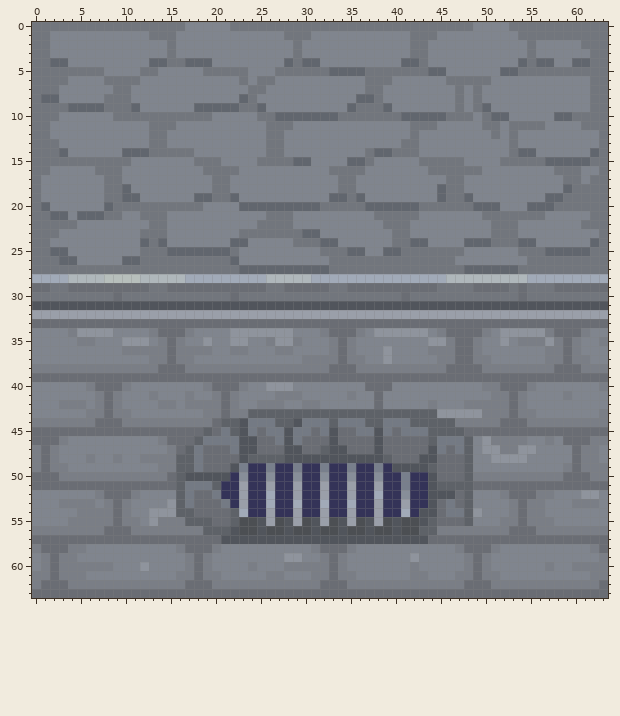
A pixel-art sprite gets an edit: Assets/Sprites/Environment/wall_horizontal_window.png. Above: the version before the commit.
The file is 64x64 pixels. Colours within 5 levels of each other are drawn and written as one.
After:
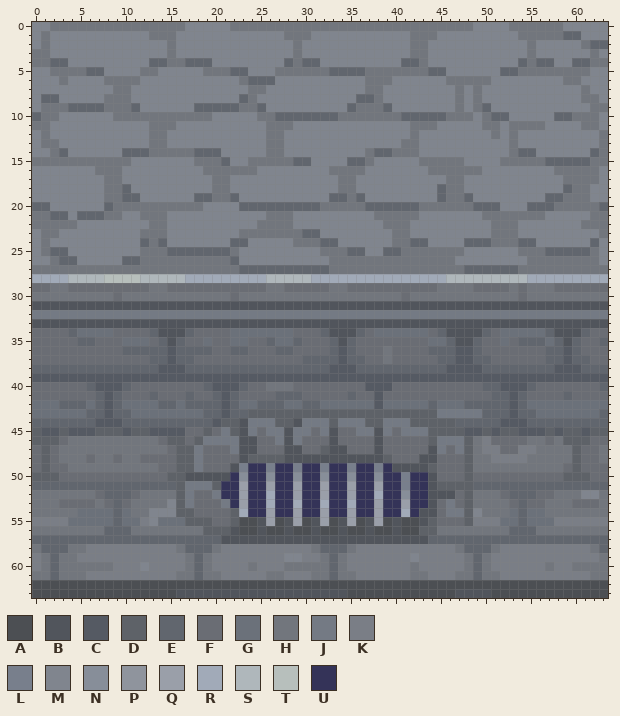
Palette (. is transparent): A #4c4f53  B #51555c  C #555a63  D #5e6268  E #61666e  F #6a6d74  G #6b717a  H #72767d  J #747a84  K #7a7e86  L #787f8c  M #80858e  N #878e99  P #8f949d  Q #9a9fa9  R #a1aab8  S #afb7bb  T #b7bfbc  U #343358
The exact change:
Changed rows in their new state; - is an unchanged pixel.
first column x 0:
 0 MM---------------------------------------------------------MMMMM
 1 M----------------------------------------------------------EEMMM
 2 M-------------------------------------------------------------EE
 3 ---------------------------------------------------------------M
 5 MM----EE--------------EE--------------------------------------MM
 6 MMM---------------------EEE--------------------------------HH-MM
 7 MMM----------------------------------------------------------HMM
 8 M------------------------------------------------------------H-M
 9 M---------------------------------------------------------------
10 E--------------------------------------------------------------M
11 ---------------------------------------------------------------M
12 M---------------------------------------------------------------
13 M---------------------------------------------------------------
14 MM----------------EEE-------------------------------------------
15 ---------------------E--H---------------------------------------
16 MM---------------------HH------------------------------------HHM
17 M------------------------------------------------------------H-M
18 M-------------------------------------------------------------MM
19 M-------------------------------------------------------------MM
20 E--------------------------------------------------------------E
23 M---------------------------------------------------------------
24 M--------------------------------------------------------------M
25 M--------------------------------------------------------------M
26 MM-------------------------------------------------------------M
first column x 0:
32 JJJJJJJJJJJJJJJJJJJJJJJJJJJJJJJJJJJJJJJJJJJJJJJJJJJJJJJJJJJJJJJJ
33 BBBBBBBBBBBBBBBBBBBBBBBBBBBBBBBBBBBBBBBBBBBBBBBBBBBBBBBBBBBBBBBB
34 FFFFEGGGGFFFFEBBBEFFFFGGGGGGGFFFEBBBEFGGGGGGFEBBBBEFGGGGGEBBBEFF
35 FFFFFEEFFFGGGFEBEFFGFFGGFFEGGEFFFEBEFFFFFFFFGGEBBEFFGFEEEGEBEFFE
36 FFFFFFFFFFEEEEECEEEEFFEEFFFEEFFFFECEFFFHFFFFEEECCEFFFFFFFEECEFFF
37 FFFFFFFFFFFFFEECEEFFFFFFFFFFFFEEEECEEFFHFFFFFEECCEEFFFFFFEECEEFF
38 EEEEEEEEEEEEEECCCEEEEEEEEEEEEEEEECCCEEEEEEEEEECCCCEEEEEEEECCCEEE
39 CCCCCCCCCCCCCCCCCCCCCCCCCCCCCCCCCCCCCCCCCCCCCCCCCCCCCCCCCCCCCCCC
40 FFFFFFECCCEFFFFFFFFECCCEFFHHHFFFFFFFFCCCFFFFFFFFFFEECCCEFFFFFFFE
41 FFFFFFFECEFFFEFFFEFFECEFFFFEEEFFFFFEFFCFFFFFFFFFFFFEECEFFFFEFFFF
42 GGGEEEGECEGGGGEEGEEEECEGGEEEGGEEGGGGGGCGGGGGEGGGEEEEECEGGGGGGGGG
43 GGGGGGEECEEGGGGGGGGEECEE---------------------JJJJJEEECEEGGGGGGGE
44 EEEEEEECCCEEEEEEEEEEC--------------------------EEEEECCCEEEEEEEEE
45 DCCDCCCDDDCDDCCCC-------------------------------CCDCDDCCCDCDDCDD
46 DDDFHHHHHHHHHHFDD--------------------------------HKFFFFHHFHDDDFF
47 FDFHHHHHHHHHHHHFD--------------------------------HKKFFKKHHHHDFFH
48 FDFHHHFHHFHHFFFF---------------------------------HHKKKKHHHHHDFFH
49 FDFFHHHHHHHHHHFF---------------------------------HHHHHHHHHHFDFFF
50 DDDFFFFFFFFFFFFD---------------------------------FFFFFFFFFFDDDFF
51 EEEEEEEEEEEEEEEE---------------------------------EEEEEEEEEEEEEEE
52 HHHHHHHFEEEFHHHH---------------------------------HHHFEEEFFHHHMMH
53 HHHFFFFHFEFHHHHM---------------------------------HHHHFEFFHHHFFFH
54 HHHHHGGGGEGHHMMM---------------------------------MHHHGEGGHHHHHHH
55 KKKKGGGGGEGGKMGGG--------------------------------KKKGGEGGGKKKKKK
56 HHHHHHHHEEEHHHHHHHH--------------------------HHHHHHHHEEEHHHHHHHH
57 EEEEEEEEEEEEEEEEEEEEE-----------------------EEEEEEEEEEEEEEEEEEEE
58 HEEEHHKKKKKKKKKKHEEEHKKKKKKKKKKHEEEHKKKKKKKKKKKHEEEHKKKKKKKKKKHE
59 KHEHHKKKKKKKKKKKKHEHKKKKKKKKMMKKHEHKKKKKKKMKKKKKHEHKKKKKKKKKKKKH
60 KHEHHHHHHKKKMKKKKHEHKKKKHKKKHHHHHEHKKKKKKKHKKKKKHEHKKKKKKHKKHHHH
61 HHEHHHKKKKKKKKKKHHEHHKKKKKHHKKKHHEHHKKKKKKHHKKKHHEHHKKKKKKKKKKHH
62 AAAAAAAAAAAAAAAAAAAAAAAAAAAAAAAAAAAAAAAAAAAAAAAAAAAAAAAAAAAAAAAA
63 AAAAAAAAAAAAAAAABBBBBBBBBBBBBBBBBBBAAAAAAAAAAAABBBBAAAAAAAAAAAAA
Where, in picture pixels (left, top, right, bottom), the same in both pictures:
changed: (32, 22, 59, 265)
changed: (563, 22, 608, 130)
changed: (86, 67, 104, 76)
changed: (230, 67, 275, 85)
changed: (194, 148, 257, 175)
changed: (581, 166, 608, 211)
changed: (599, 238, 608, 265)
changed: (32, 310, 608, 598)
